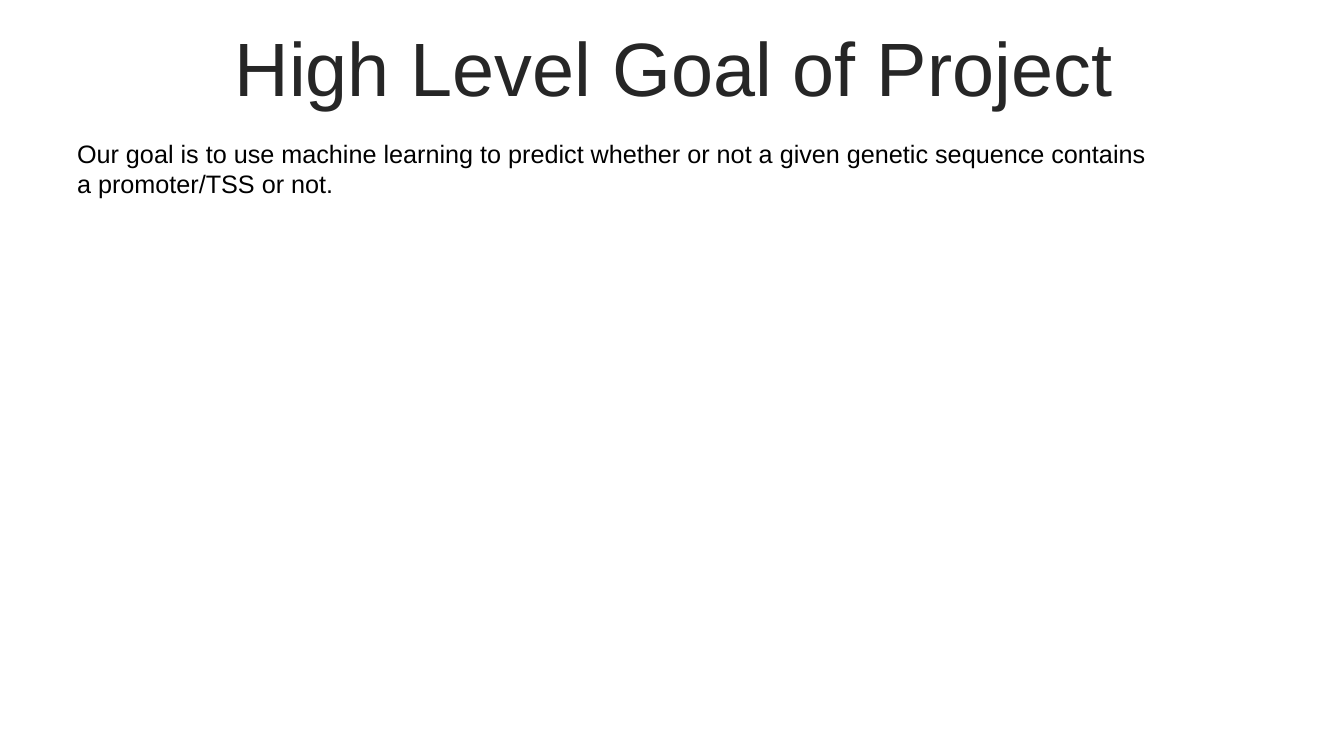
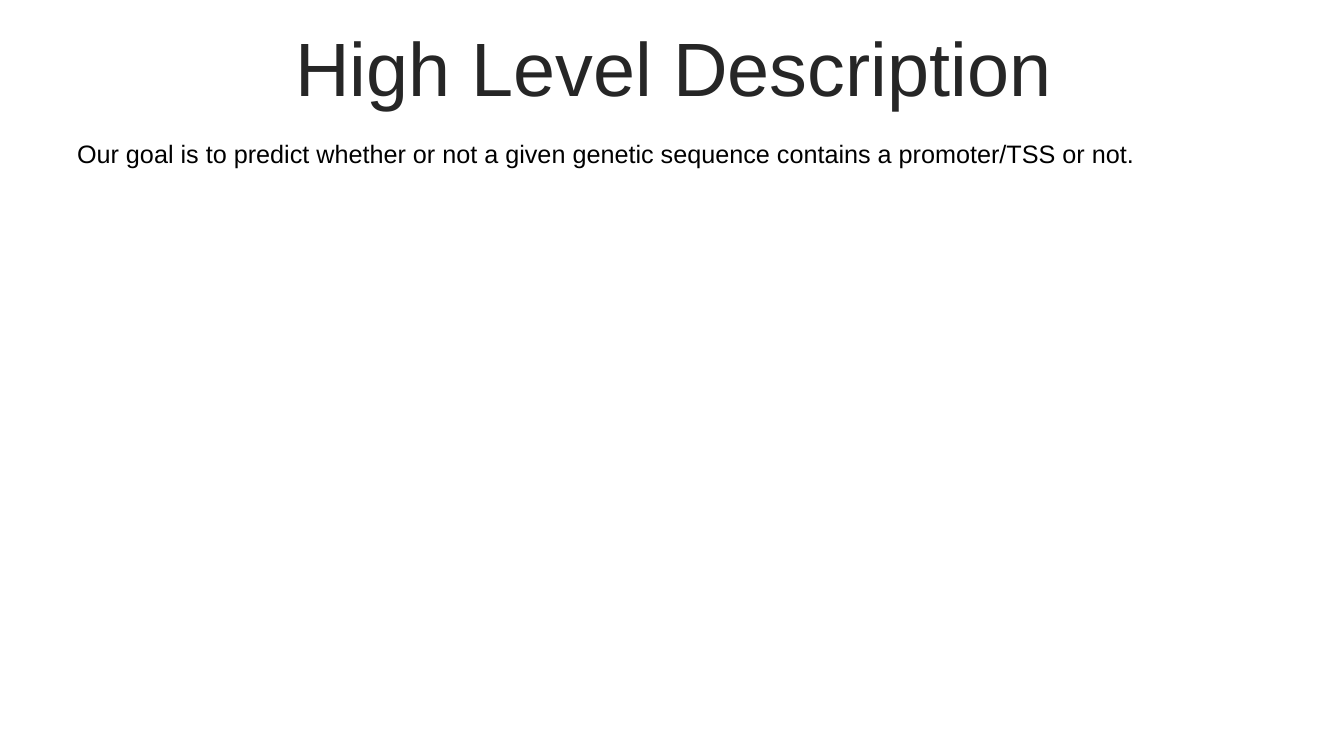
Before and after one commit to jokesire/CSCI4314_FinalProject, a slide deck: slide 5 of Presentation1.pptx. Drawn at 1344x756 pixels with LibreOffice and Linux fonts; fonts in the diff are those of the drawing. Boxes give left, top, right and bottom in pixels: in the first picture for what was removed or moved away, otherwise in the second. Text is boxed around its words. In the diff, an @@ line names an element or a change of style, - is before the commit and + after.

```diff
--- a/Presentation1.pptx
+++ b/Presentation1.pptx
@@ text at [295,41,1051,110]: text changed @@
-High Level Goal of Project
+High Level Description
@@ text at [77,144,1134,168]: text changed @@
-Our goal is to use machine learning to predict whether or not a given genetic sequence contains a promoter/TSS or not.
+Our goal is to predict whether or not a given genetic sequence contains a promoter/TSS or not.
```
Also in this commit, not shown: 2 other slides changed.
